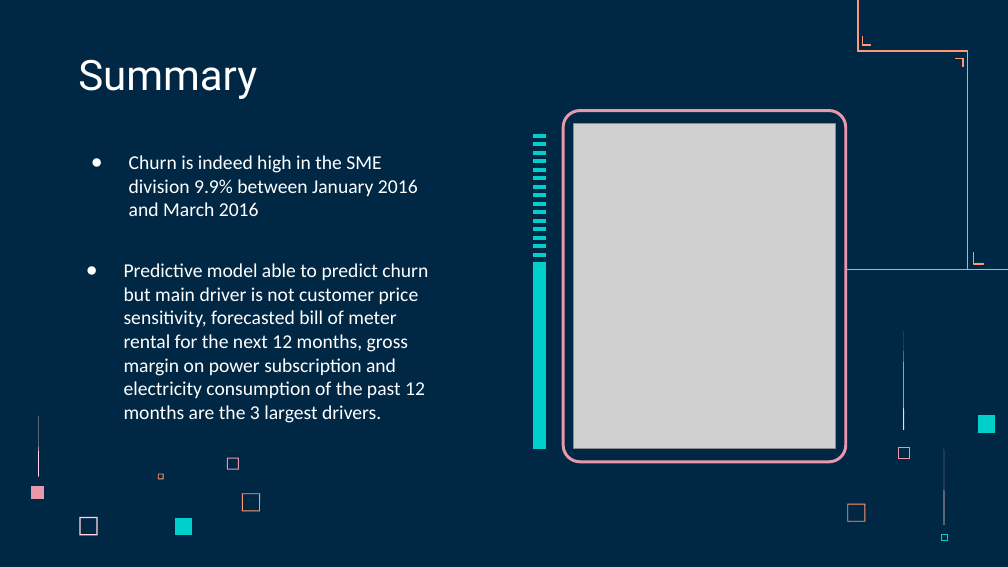
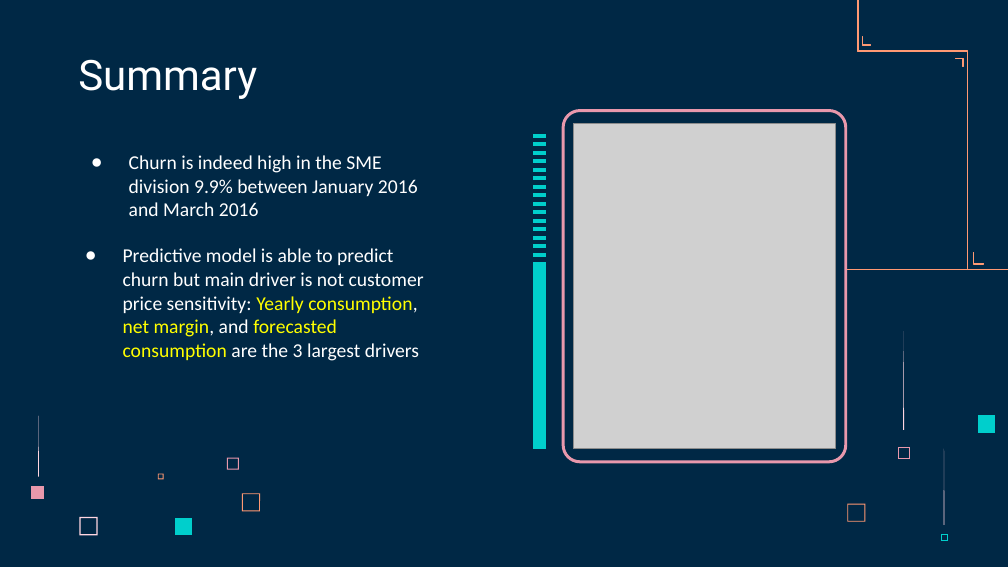
Before and after one commit to jakeye25/datascience, a slide deck: slide 17 of BCG case/Capstone Project Presentation.pptx (slide 13 before the commit). Drawn at 1008x567 pixels with LibreOffice and Linux fonts; fonts in the diff are those of the drawing; grey boxes stand for pictures. Boxes give left, top, right and bottom in pixels: in the first picture for what was removed or moved away, otherwise in the second. Text is boxed around its words. In the diff, an @@ line names an element or a change of style, - is before the commit and + after.

```diff
--- a/BCG case/Capstone Project Presentation.pptx
+++ b/BCG case/Capstone Project Presentation.pptx
@@ text at <box>123,248,424,361</box>: text changed @@
-● Predictive model able to predict churn but main driver is not customer price sensitivity, forecasted bill of meter rental for the next 12 months, gross margin on power subscription and electricity consumption of the past 12 months are the 3 largest drivers.
+● Predictive model is able to predict churn but main driver is not customer price sensitivity: Yearly consumption, net margin, and forecasted consumption are the 3 largest drivers
```
Also in this commit, not shown: 6 other slides changed, 5 slides added, 1 slide removed.
